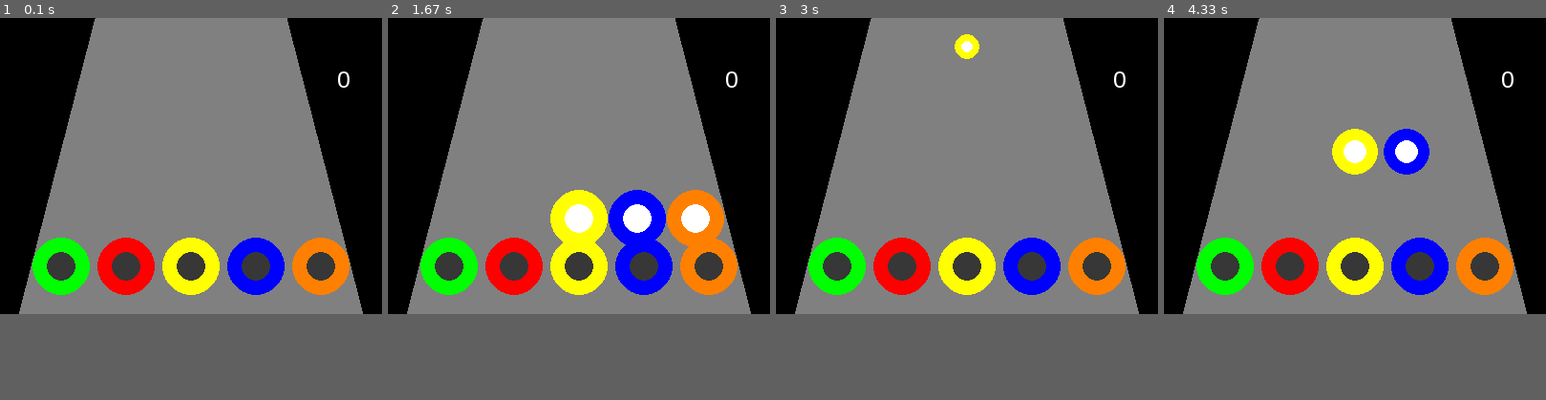
Above: before the commit, frames 1-4 (left to right).
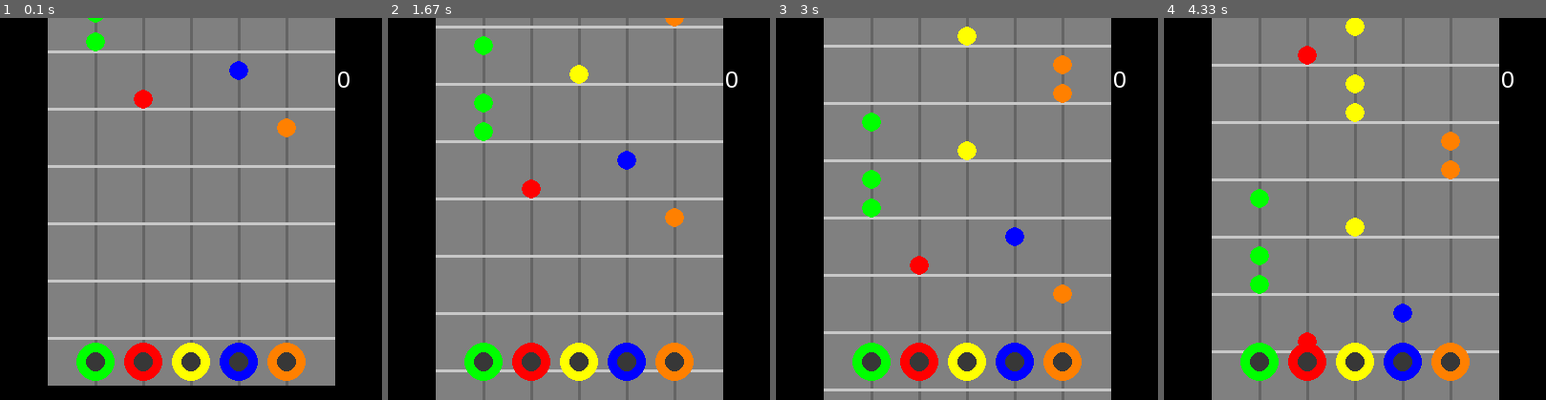
Above: after the commit, the same moments.

Repository: romulofff/gym-hero
Game: pygame game, started from src/gh_pygame.py
Two runs of this game, one before a commit and one after it. Both use one fixed random seed, a clock stepped at 60 frames per second and the inputs below.
Inputs:
- Up to frame 1 (0.1 s): no input
- Up to frame 2 (1.67 s): no input
- Up to frame 3 (3 s): no input
- Up to frame 4 (4.33 s): no input
In our replay, the window is 400x310 before the commit and 400x400 after it. These sizes can differ from the game's own. Grey fills any space a smaller window leaves; there, only what the larger window draws over its background counts as a difference.

The runs differ from the first frame. In frame 1, 35% of the frame differs, in the area x 0-100%, y 0-100%; in frame 2, 37%; in frame 3, 33%; in frame 4, 35%.

Commit message:
Improving created track and sliding window

Diff:
--- a/src/create_track.py
+++ b/src/create_track.py
@@ -8,15 +8,24 @@
 import pygame
 from pygame import draw
 
-def choose_color():
+def choose_color(x):
     """ Chooses a random color from the ones defined """
-    green = (0, 255, 0)
-    red = (255, 0, 0)
-    yellow = (255, 255, 0)
-    blue = (0, 0, 255)
-    orange = (255, 128, 0)
-
-    return choice([green, red, yellow, blue, orange])
+    if x == 100:
+        green = (0, 255, 0)
+        return green
+    elif x == 150:
+        red = (255, 0, 0)
+        return red
+    elif x == 200:
+        yellow = (255, 255, 0)
+        return yellow
+    elif x == 250:
+        blue = (0, 0, 255)
+        return blue
+    else:
+        orange = (255, 128, 0)
+        return orange
+    # return choice([green, red, yellow, blue, orange])
 
 
 def draw_line(screen):
@@ -43,9 +52,18 @@
 for y in range(20, height+250, 60):
     draw.line(screen, (200, 200, 200), (50, y), (350, y), 3)
 
-for y in range(250, height, 20):
-    draw.circle(screen, choose_color(), (choice(x), y), 10)
+notes = list()
+for y in range(250, height, 30):
+    _x = choice(x)
+    draw.circle(screen, choose_color(_x), (_x, y), 10)
+    notes.append([_x, y])
+
 
 pygame.display.flip()
-pygame.image.save(screen, '../chart4.png')
+pygame.image.save(screen, '../chart6.png')
+with open("notes_chart6.txt", "w") as f:
+    for note in notes:
+        f.write(str(note))
+        # f.write('\n')
+    f.close()
 # sleep(60)
--- a/src/gh_pygame.py
+++ b/src/gh_pygame.py
@@ -8,7 +8,7 @@
 from pygame import draw
 
 pygame.init()
-screen = pygame.display.set_mode((400, 310))
+screen = pygame.display.set_mode((400, 400))
 DONE = False
 
 line_color = (128, 128, 128)
@@ -52,24 +52,24 @@
 
 def draw_note_target():
     """Draws the note target at the end of the track"""
-    target_y = 260
-    target_outer_radius = 30
-    target_inner_radius = 15
+    target_y = 360
+    target_outer_radius = 20
+    target_inner_radius = 10
 
     gray = (55, 55, 55)
 
     # Outer (colored) Circle
-    draw.circle(screen, (0, 255, 0), (64, target_y), target_outer_radius)
-    draw.circle(screen, (255, 0, 0), (132, target_y), target_outer_radius)
+    draw.circle(screen, (0, 255, 0), (100, target_y), target_outer_radius)
+    draw.circle(screen, (255, 0, 0), (150, target_y), target_outer_radius)
     draw.circle(screen, (255, 255, 0), (200, target_y), target_outer_radius)
-    draw.circle(screen, (0, 0, 255), (268, target_y), target_outer_radius)
-    draw.circle(screen, (255, 128, 0), (336, target_y), target_outer_radius)
+    draw.circle(screen, (0, 0, 255), (250, target_y), target_outer_radius)
+    draw.circle(screen, (255, 128, 0), (300, target_y), target_outer_radius)
     # Inner Circle
-    draw.circle(screen, gray, (64, target_y), target_inner_radius)
-    draw.circle(screen, gray, (132, target_y), target_inner_radius)
+    draw.circle(screen, gray, (100, target_y), target_inner_radius)
+    draw.circle(screen, gray, (150, target_y), target_inner_radius)
     draw.circle(screen, gray, (200, target_y), target_inner_radius)
-    draw.circle(screen, gray, (268, target_y), target_inner_radius)
-    draw.circle(screen, gray, (336, target_y), target_inner_radius)
+    draw.circle(screen, gray, (250, target_y), target_inner_radius)
+    draw.circle(screen, gray, (300, target_y), target_inner_radius)
 
 def draw_notes(should_draw):
     """ Draw notes according to list """
@@ -146,14 +146,26 @@
 
     print(shouldBePressed)
 
+    # mylist = []
+    # with open('notes_chart6.txt', 'r') as f:
+    #     for line in f.readlines():
+    #         if len(line) > 1:
+    #             mylist.append(line)
+    # print(mylist)
+
+
+    img = pygame.image.load('../chart5.png')
+    img_rect = img.get_rect().size
+    y = -img_rect[1] +380
+
     # Game Loop
     while not DONE:
 
         # Update Phase
-        if NEW_NOTES:
-            for i in range(len(shouldBePressed)):
-                shouldBePressed[i] = shouldBeDrawn[i] = bool(random.getrandbits(1))
-            print(shouldBePressed)
+        # if NEW_NOTES:
+        #     for i in range(len(shouldBePressed)):
+        #         shouldBePressed[i] = shouldBeDrawn[i] = bool(random.getrandbits(1))
+        #     print(shouldBePressed)
 
         for event in pygame.event.get():
 
@@ -173,10 +185,12 @@
 
         # Drawing Phase
         screen.fill(black)
-        draw.polygon(screen, line_color, polygon_points)  # Path for the notes
+        # draw.polygon(screen, line_color, polygon_points)  # Path for the notes
+        screen.blit(img, (0, y))
         draw_score(screen, str(SCORE), 25)
         draw_note_target()
-        draw_notes(shouldBeDrawn)
-
+        # draw_notes(shouldBeDrawn)
+        # print(x, y)
+        y += 1
         pygame.display.flip()
-        clock.tick(30)
+        clock.tick(60)
Binary file added: chart5.png
Binary file added: chart6.png
Not shown, changed: .gitignore
